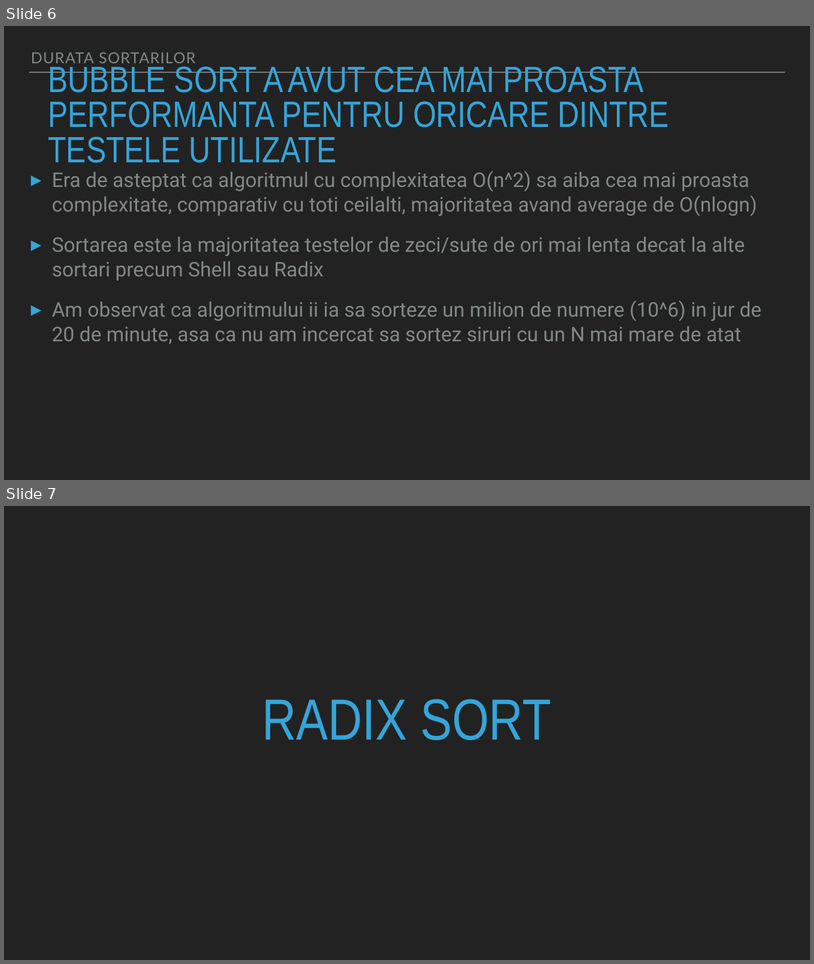
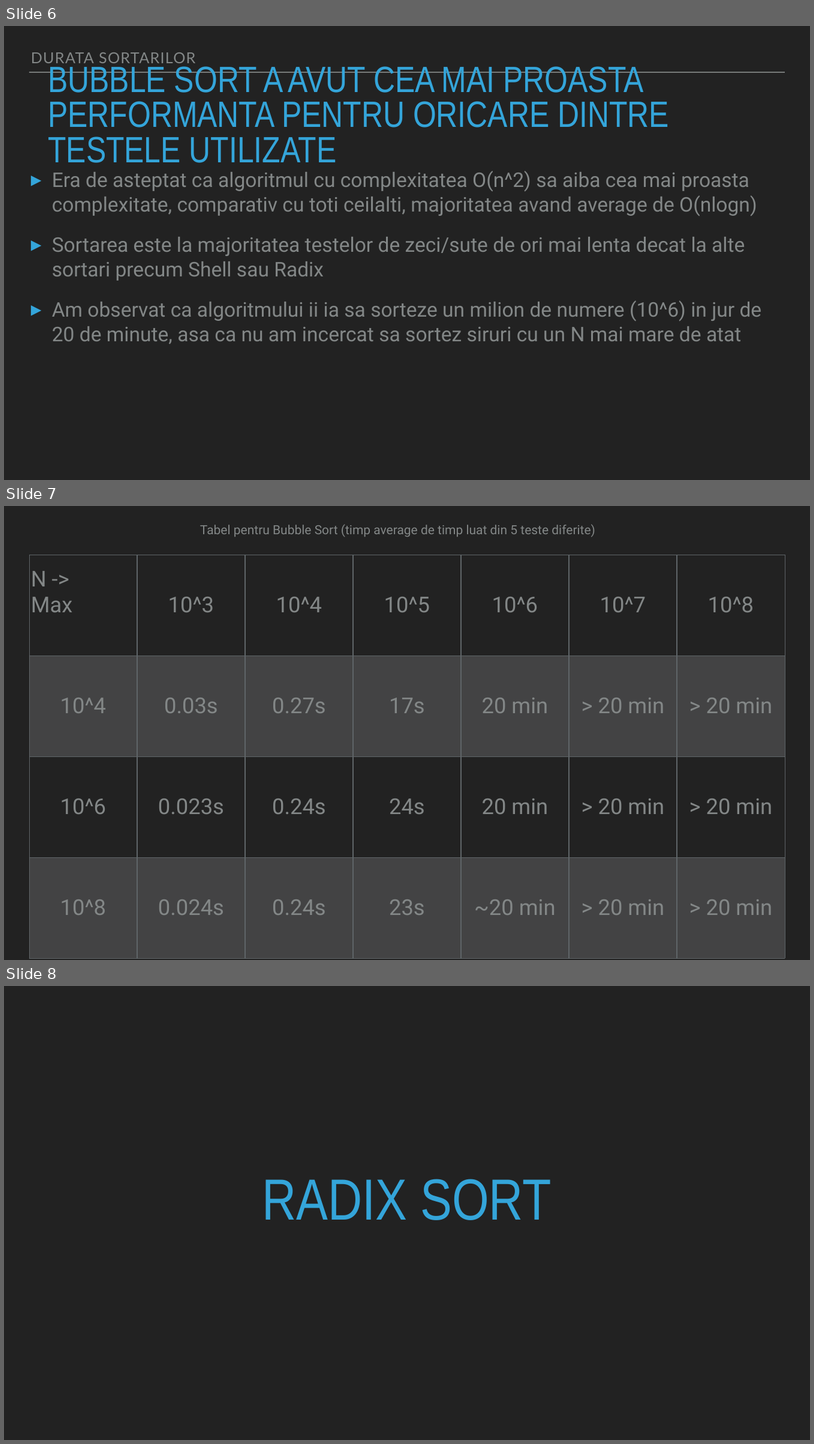
Before and after one commit to silviusinca/university, a slide deck: an1/sem2/sd/lab/tema1/prezentare.pptx. Shown one above the other, each under a label of ours: slides 6 and 7 before the commit, slides 6, 7 and 8 after it. The pictures are 814x964 and 814x1444 pixels, drawn with LibreOffice and Linux fonts; fonts in the diff are those of the drawing. Boxes give left, top, right and bottom in pixels: in the first picture for what was removed or moved away, otherwise in the second. Text is boxed around its words. In the diff, an @@ line names an element or a change of style, - is before the commit and + after.

```diff
--- a/an1/sem2/sd/lab/tema1/prezentare.pptx
+++ b/an1/sem2/sd/lab/tema1/prezentare.pptx
@@ slide 7 added at [4,506,810,960], background #222222 @@
@@ text added at [200,524,596,537], 30 pt, text #838787 @@
+Tabel pentru Bubble Sort (timp average de timp luat din 5 teste diferite)
@@ table added at [29,555,785,958], 4 rows, 7 columns @@
+N -> Max | 10^3 | 10^4 | 10^5 | 10^6 | 10^7 | 10^8
+10^4 | 0.03s | 0.27s | 17s | 20 min | > 20 min | > 20 min
+10^6 | 0.023s | 0.24s | 24s | 20 min | > 20 min | > 20 min
+10^8 | 0.024s | 0.24s | 23s | ~20 min | > 20 min | > 20 min
@@ what was slide 7 is now slide 8 @@
```
Also in this commit, not shown: 9 other slides added, 2 other files.
